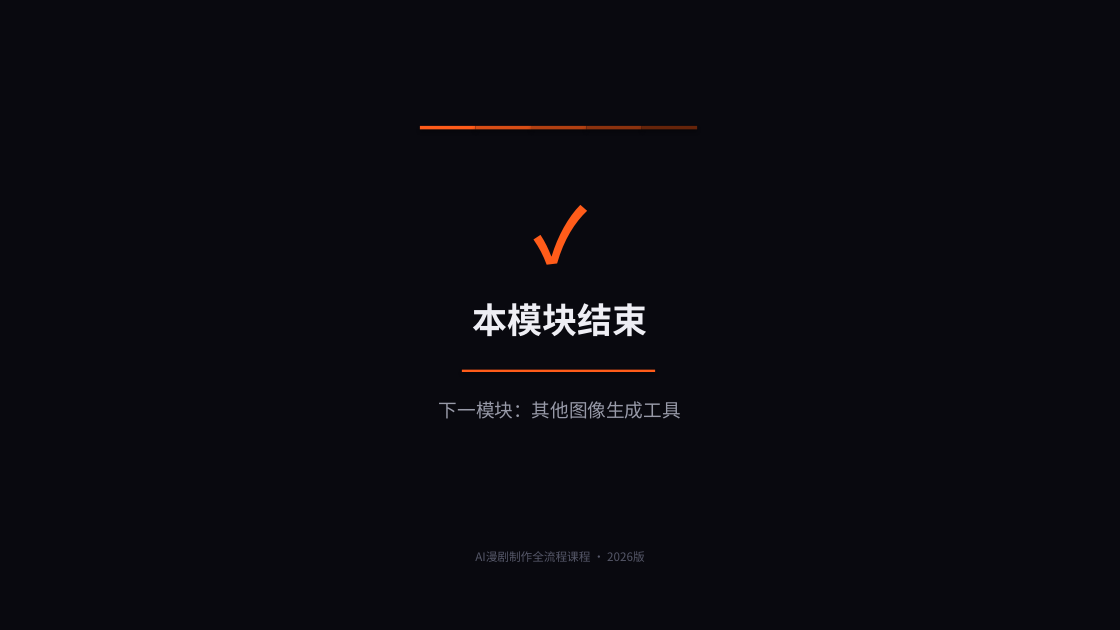
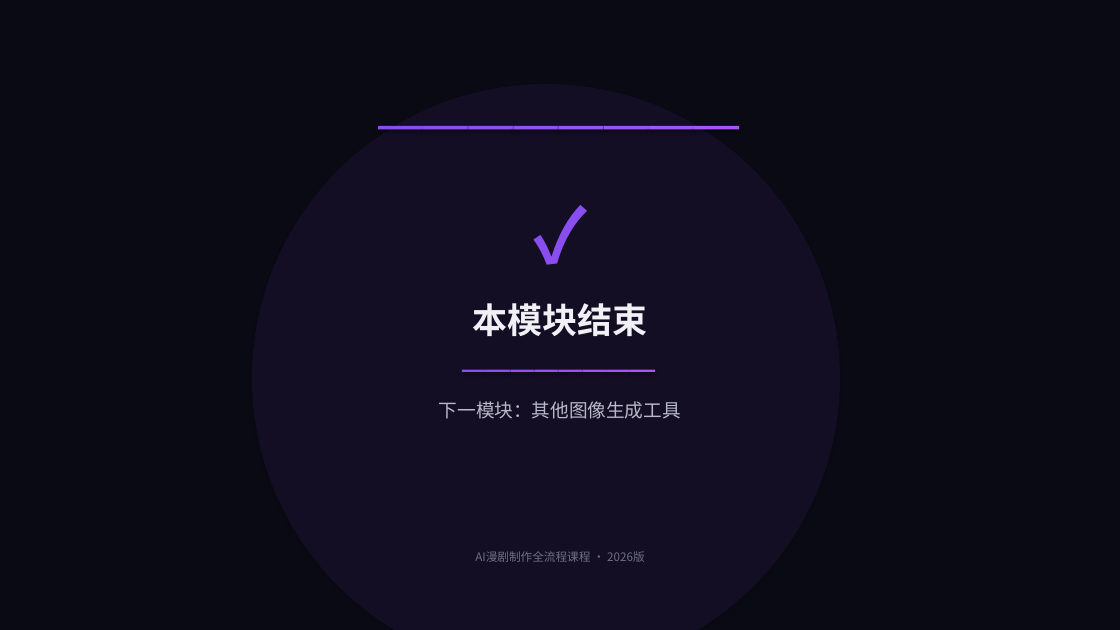
Before and after one commit to lichangjiang932-ship-it/ai-video-class, a slide deck: slide 13 of AI漫剧制作课程/PPT课件/模块04-即梦AI深度精通.pptx. Drawn at 1120x630 pixels with LibreOffice and Linux fonts; fonts in the diff are those of the drawing. Boxes give left, top, right and bottom in pixels: in the first picture for what was removed or moved away, otherwise in the second. Text is boxed around its words. In the diff, an @@ line names an element or a change of style, - is before the commit and + after.

Commit message:
PPT视觉升级v8: 渐变背景+多彩配色+光晕装饰+动画切换
- 每个模块独立配色(18种)，告别单一颜色
- 新增渐变色条、光晕背景、点阵装饰等视觉元素
- 新增幻灯片切换动画(fade)
- 封面重新设计：大渐变+几何装饰+光晕
- 卡片组件升级：圆角+渐变顶部条+光晕效果
- 数据卡片增加趋势标签
- 所有18个PPT课件重新生成

```diff
--- a/AI漫剧制作课程/PPT课件/模块04-即梦AI深度精通.pptx
+++ b/AI漫剧制作课程/PPT课件/模块04-即梦AI深度精通.pptx
@@ background #09090F to #0A0A14 @@
@@ ellipse added at box(252, 84, 840, 630), fill #8A4EF0 at 8% opacity @@
@@ rectangle: place and size @@
-rectangle at box(476, 126, 531, 129)
+rectangle at box(378, 126, 423, 129)
@@ rectangle at box(378, 126, 423, 129): fill #D84E16 to #8A4EF0 @@
@@ rectangle: place and size @@
-rectangle at box(531, 126, 586, 129)
+rectangle at box(423, 126, 469, 129)
@@ rectangle at box(423, 126, 469, 129): fill #B24012 to #8E4FF1 @@
@@ rectangle: place and size @@
-rectangle at box(586, 126, 642, 129)
+rectangle at box(469, 126, 514, 129)
@@ rectangle at box(469, 126, 514, 129): fill #8C320E to #9250F2 @@
@@ rectangle: place and size @@
-rectangle at box(642, 126, 697, 129)
+rectangle at box(513, 126, 559, 129)
@@ rectangle at box(513, 126, 559, 129): fill #66240A to #9651F3 @@
@@ rectangle: place and size @@
-rectangle at box(420, 126, 476, 129)
+rectangle at box(559, 126, 604, 129)
@@ rectangle at box(559, 126, 604, 129): fill #FF5C1A to #9B52F4 @@
@@ rectangle added at box(604, 126, 649, 129), fill #9F53F5 @@
@@ rectangle: place and size @@
-rectangle at box(462, 370, 655, 372)
+rectangle at box(649, 126, 694, 129)
@@ rectangle at box(649, 126, 694, 129): fill #FF5C1A to #A354F6 @@
@@ rectangle added at box(694, 126, 739, 129), fill #A855F7 @@
@@ text "✓" at box(0, 185, 1120, 269): text colour #FF5C1A to #8A4EF0 @@
@@ text "本模块结束" at box(472, 303, 647, 336): text colour #EEEEF4 to #F0F0F5 @@
@@ rectangle added at box(462, 370, 486, 372), fill #8A4EF0 @@
@@ rectangle added at box(486, 370, 511, 372), fill #8E4FF1 @@
@@ rectangle added at box(511, 370, 535, 372), fill #9250F2 @@
@@ rectangle added at box(534, 370, 559, 372), fill #9651F3 @@
@@ rectangle added at box(559, 370, 583, 372), fill #9B52F4 @@
@@ rectangle added at box(583, 370, 607, 372), fill #9F53F5 @@
@@ rectangle added at box(607, 370, 631, 372), fill #A354F6 @@
@@ rectangle added at box(631, 370, 655, 372), fill #A855F7 @@
@@ text "下一模块：其他图像生成工具" at box(439, 401, 681, 419): text colour #989AA8 to #B8BAC8 @@
@@ text "AI漫剧制作全流程课程 · 2026版" at box(475, 551, 644, 562): text colour #555768 to #6E7082 @@
```
Also in this commit, not shown: 12 other slides changed, 18 other files.
